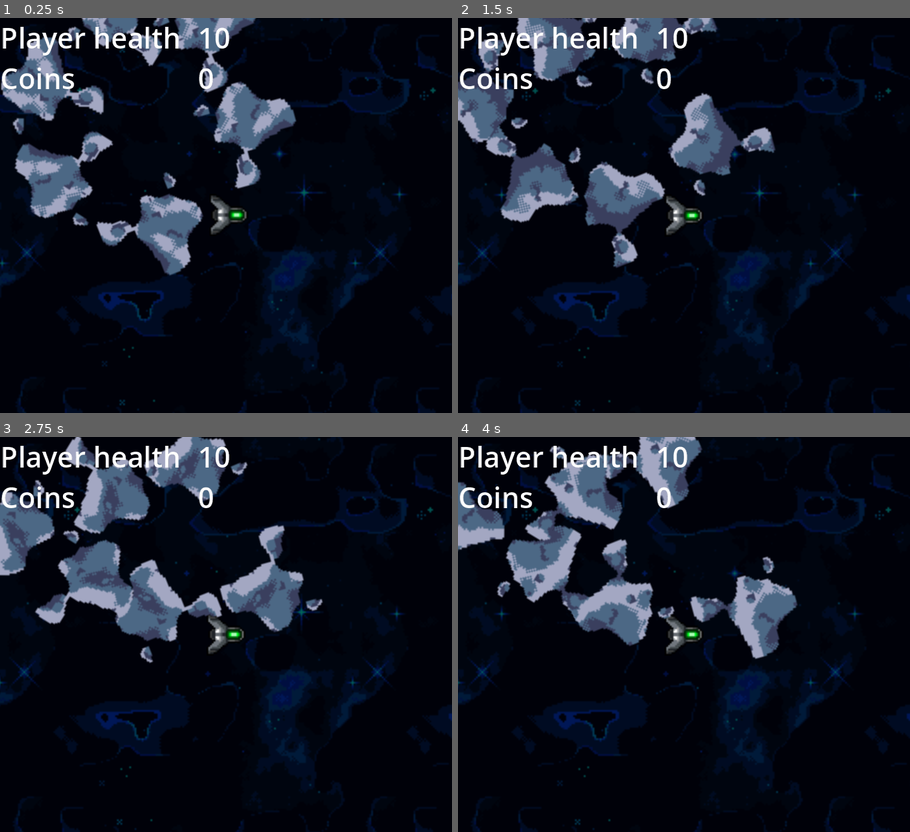
Above: before the commit, frames 1-4 (two rows, left to right).
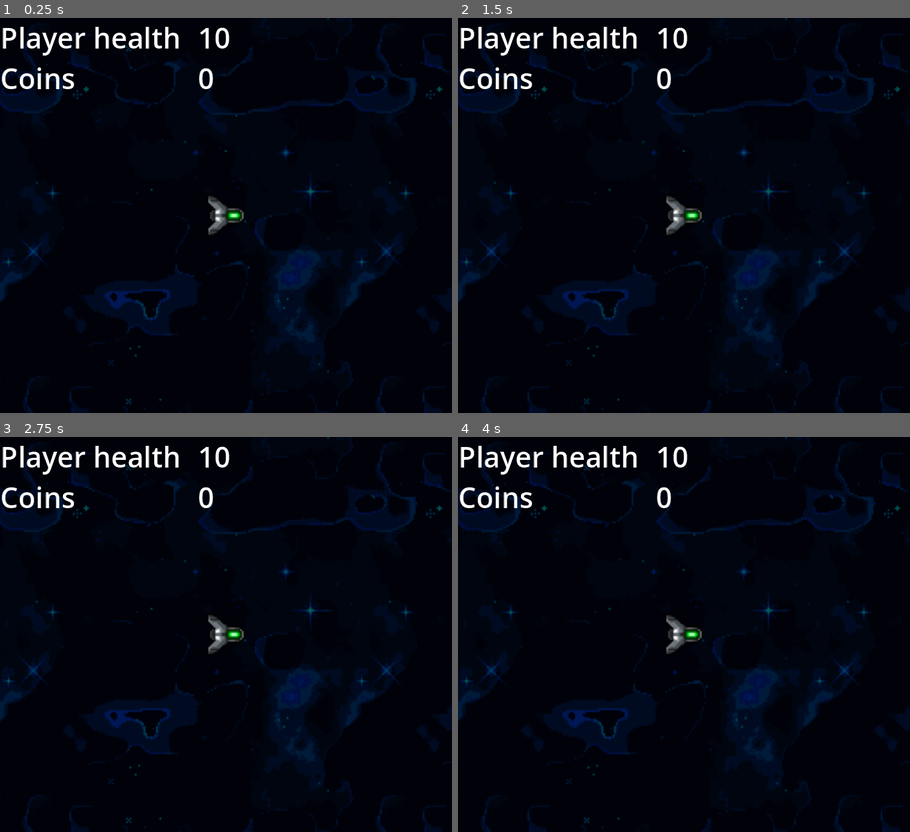
Above: after the commit, the same moments.

Repository: sirbrillig/take-the-sky-godot
Game: Godot game, scene res://scenes/level_2.tscn
Same seed, same stepped clock (60 frames per second), same inputs: the game is played once before the commit and once after it. This scene is started directly instead of the project's main scene.
Inputs:
- Up to frame 1 (0.25 s): no input
- Up to frame 2 (1.5 s): no input
- Up to frame 3 (2.75 s): no input
- Up to frame 4 (4 s): no input

The runs differ from the first frame. In frame 1, 16% of the frame differs, in the area x 0-100%, y 0-100%; in frame 2, 18%; in frame 3, 18%; in frame 4, 18%.
Error before the commit: Invalid access to property or key 'shape' on a base object of type 'null instance'. (res://scenes/level_2.gd:5)

Commit message:
Remove asteroids from level2

Diff:
--- a/scenes/level_2.gd
+++ b/scenes/level_2.gd
@@ -1,15 +1,9 @@
 extends Node2D
-
-@export var asteroid: PackedScene
-
-@onready var spawnArea = $LevelArea/LevelAreaRect.shape.extents
-@onready var origin = $LevelArea/LevelAreaRect.global_position -  spawnArea
 
 # Called when the node enters the scene tree for the first time.
 func _ready() -> void:
 	$HUD.update_health(Global.player_health)
 	$HUD.update_coins(Global.gold_coins)
-	create_asteroids()
 
 
 # Called every frame. 'delta' is the elapsed time since the previous frame.
@@ -23,18 +17,3 @@
 
 func _on_player_ship_player_coins_changed() -> void:
 	$HUD.update_coins(Global.gold_coins)
-
-
-func gen_random_pos() -> Vector2:
-	var x = randf_range(origin.x, spawnArea.x)
-	var y = randf_range(origin.y, spawnArea.y)
-	return Vector2(x, y)
-
-func create_asteroids() -> void:
-	for n in 6:
-		var rock = asteroid.instantiate() as Asteroid
-		var rock_spawn_location = gen_random_pos()
-		rock.position = rock_spawn_location
-		var direction = randf_range(0, 2 * PI)
-		rock.rotation = direction
-		add_child(rock)
